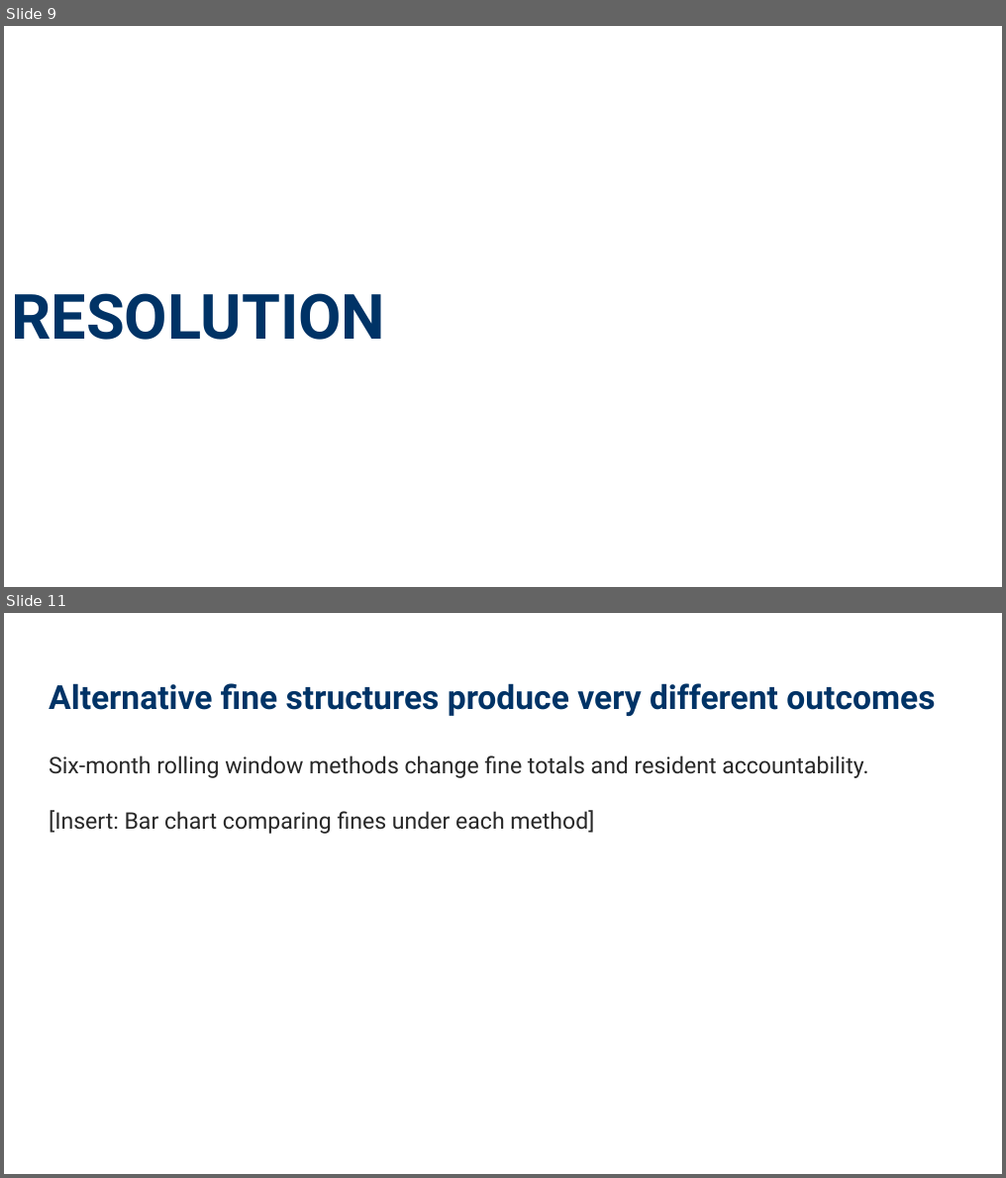
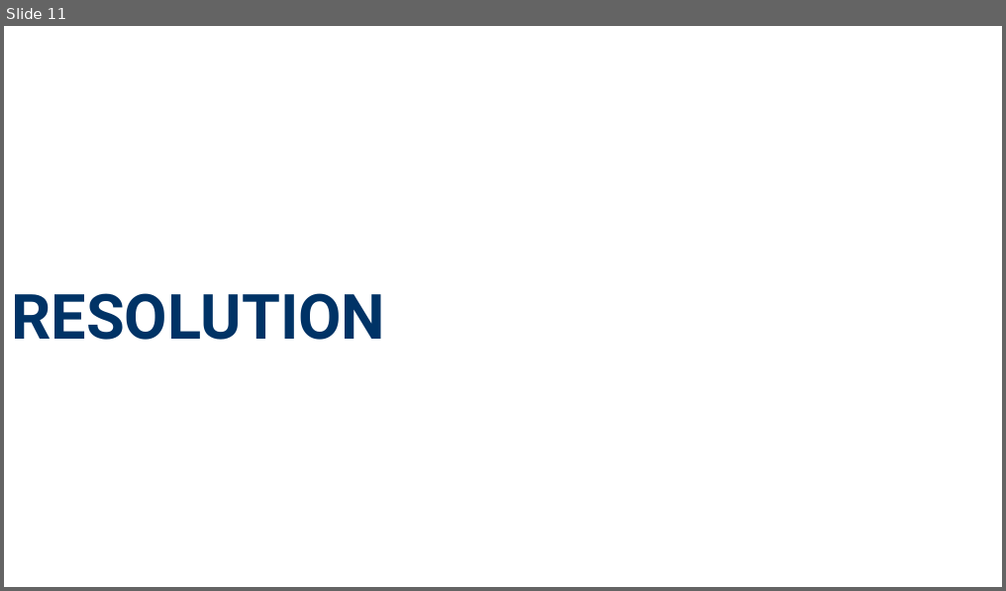
Before and after one commit to NewForce-Cohort-11-Data/trash-haulers-null-void-waste-solutions, a slide deck: Missed_Trash_Pickups_Presentation_16x9_Formatted.pptx. Shown one above the other, each under a label of ours: slides 9 and 11 before the commit, slide 11 after it; the slides between them are not shown. The pictures are 1006x1178 and 1006x591 pixels, drawn with LibreOffice and Linux fonts; fonts in the diff are those of the drawing. Boxes give left, top, right and bottom in pixels: in the first picture for what was removed or moved away, otherwise in the second. Text is boxed around its words. In the diff, an @@ line names an element or a change of style, - is before the commit and + after.

Commit message:
graphs and charts in xlsx files

```diff
--- a/Missed_Trash_Pickups_Presentation_16x9_Formatted.pptx
+++ b/Missed_Trash_Pickups_Presentation_16x9_Formatted.pptx
@@ slide 11 removed at (4,613,1002,1174), background #FFFFFF @@
@@ text removed at (49,683,935,716) @@
-Alternative fine structures produce very different outcomes
@@ text removed at (49,756,868,834) @@
-Six-month rolling window methods change fine totals and resident accountability.
-[Insert: Bar chart comparing fines under each method]
@@ what was slide 9 is now slide 11 @@
```
Also in this commit, not shown: 7 slides changed, 4 slides added, 2 other slides removed, 9 other files.
